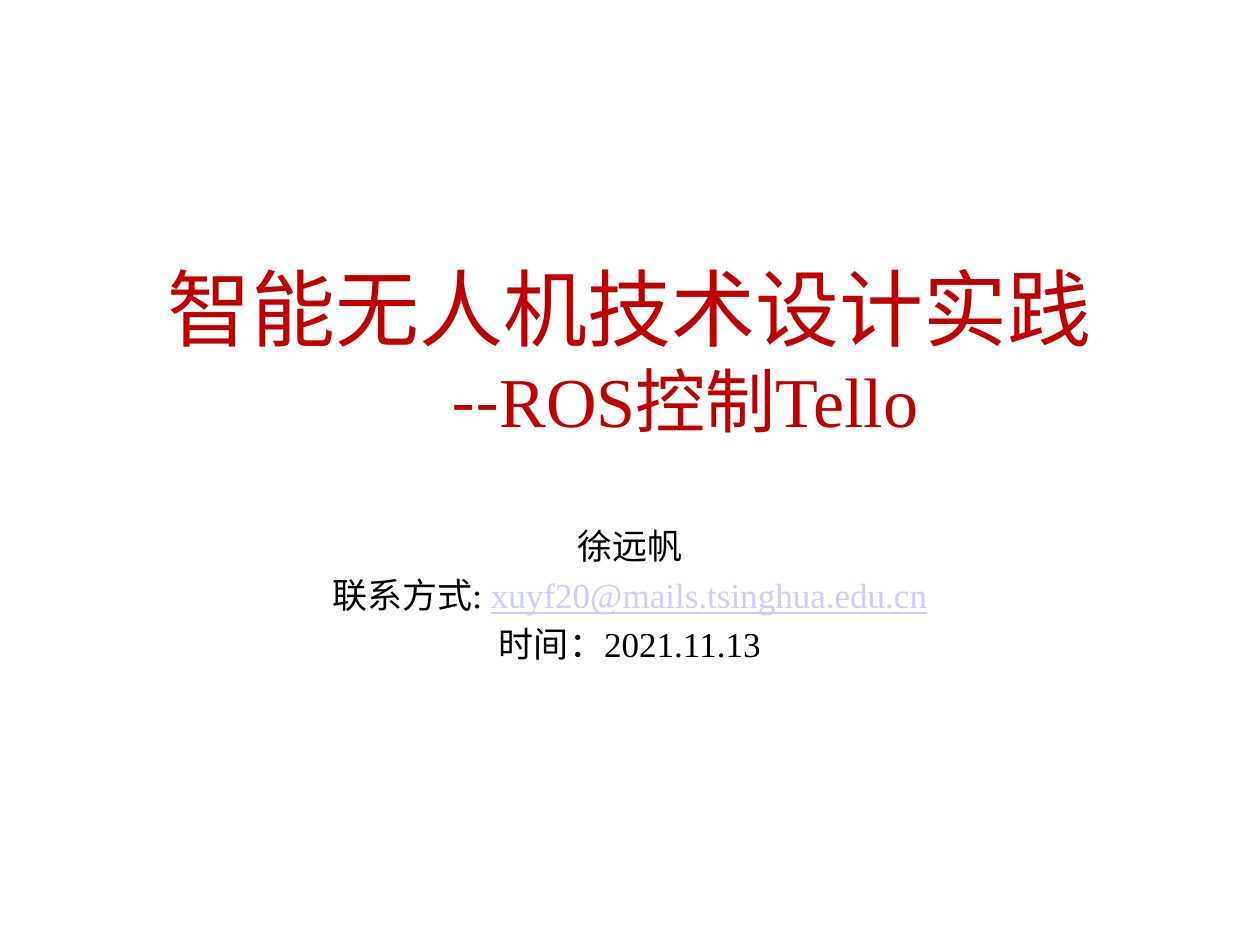
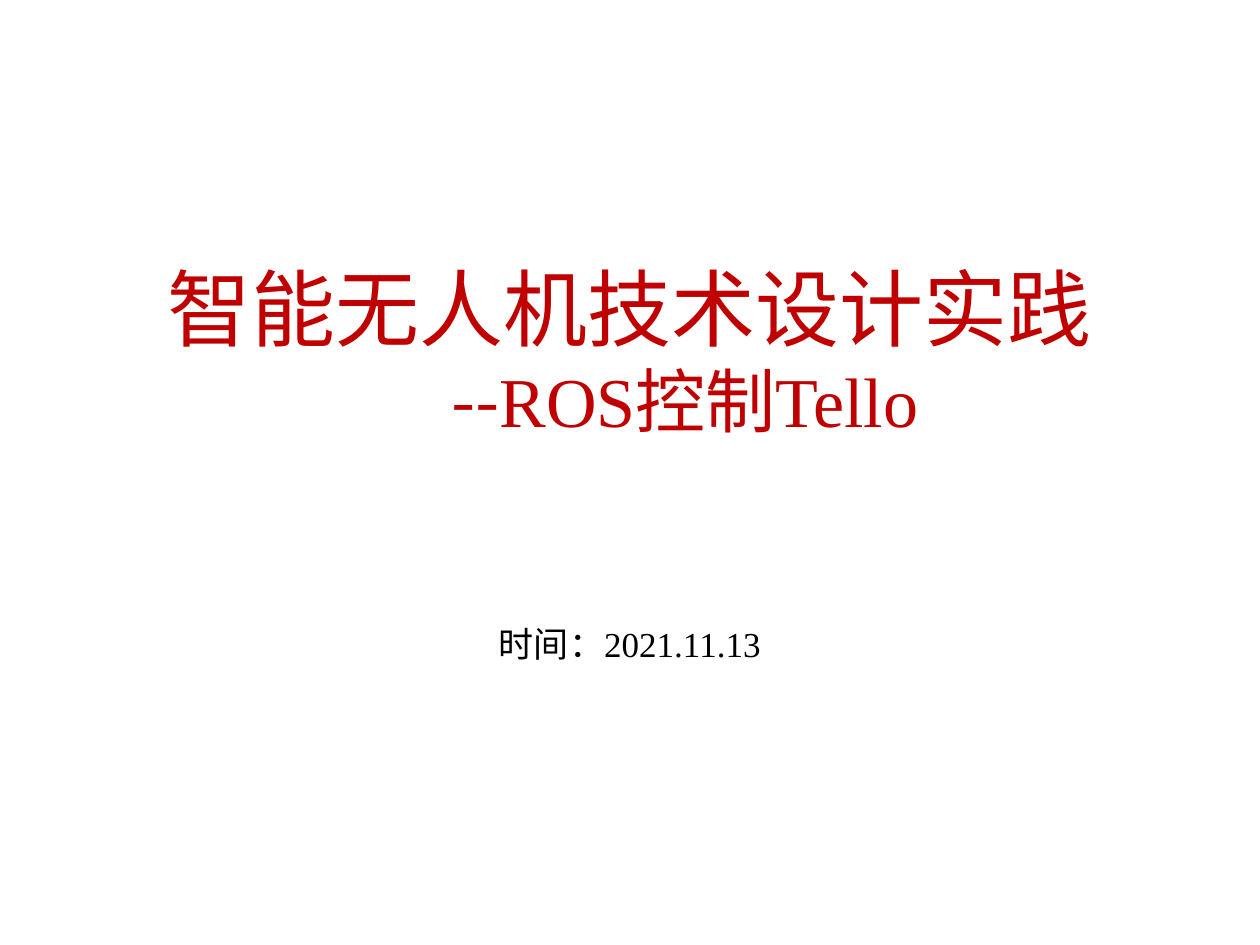
Before and after one commit to efc-robot/Thu_Drone, a slide deck: slide 1 of 第五讲/智能无人机技术设计实践比赛指导书--ROS控制Tello.pptx. Drawn at 1260x945 pixels with LibreOffice and Linux fonts; fonts in the diff are those of the drawing; background and template pictures are left out. Boxes give left, top, right and bottom in pixels: in the first picture for what was removed or moved away, otherwise in the second. Text is boxed around its words. In the diff, an @@ line names an element or a change of style, - is before the commit and + after.

```diff
--- a/第五讲/智能无人机技术设计实践比赛指导书--ROS控制Tello.pptx
+++ b/第五讲/智能无人机技术设计实践比赛指导书--ROS控制Tello.pptx
@@ subtitle at (332, 529, 927, 615): paragraphs removed @@
-徐远帆
-联系方式: xuyf20@mails.tsinghua.edu.cn
```
Also in this commit, not shown: 6 other files.
